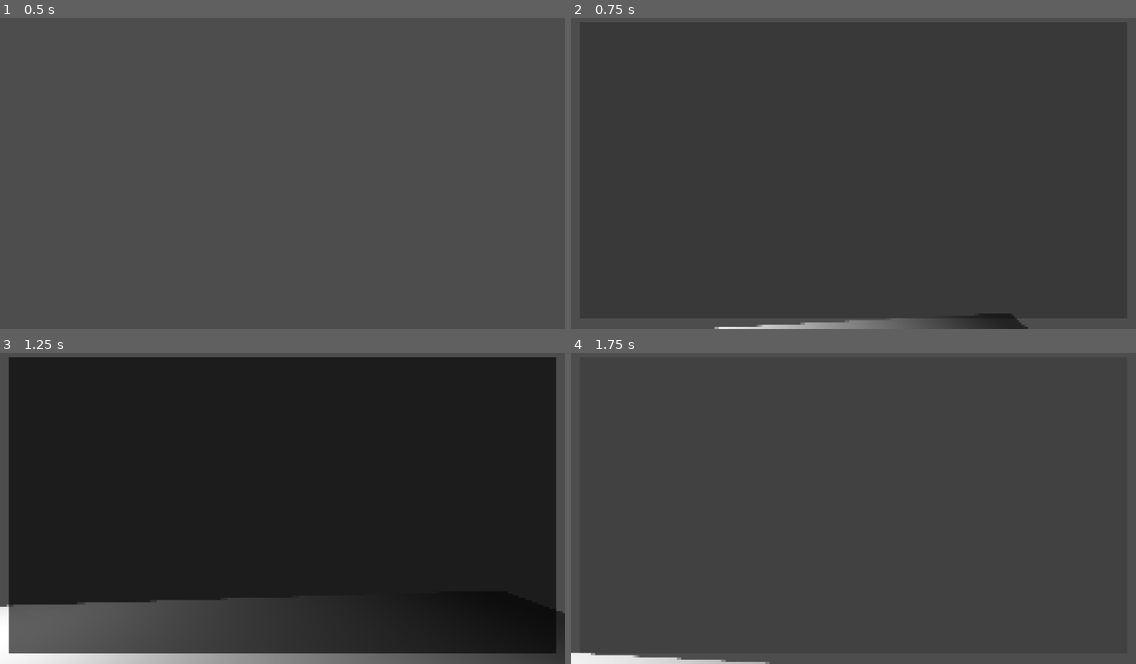
Above: before the commit, frames 1-4 (two rows, left to right).
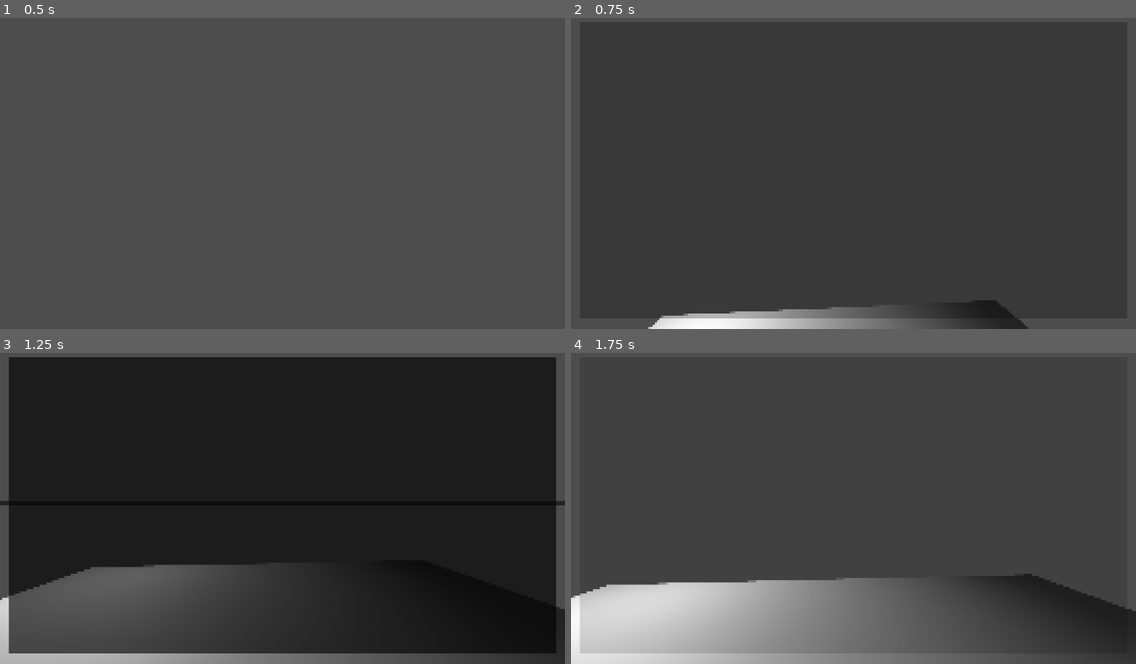
Above: after the commit, the same moments.

Repository: BrownRISDGameDevelopers/hungry-haus
Game: Godot game, scene res://src/Game.tscn
Two runs of this game, one before a commit and one after it. Both use one fixed random seed, a clock stepped at 60 frames per second and the inputs below.
Inputs (mouse positions are in pixels of both pictures, inside the frame that each line leads up to):
- Up to frame 1 (0.5 s): no input
- Up to frame 2 (0.75 s): tap Enter at 0.5 s; move the mouse to (881, 170) at 0.52 s; hold W (move_forward) from 0.53 s (still down); hold Tab (interact) from 0.53 s (still down)
- Up to frame 3 (1.25 s): keep holding W (move_forward); keep holding Tab (interact); tap Space (jump) at 0.77 s
- Up to frame 4 (1.75 s): keep holding W (move_forward); move the mouse to (825, 505) at 1.27 s; release Tab (interact) at 1.28 s; tap Tab (interact) at 1.35 s; tap Space (jump) at 1.52 s

Frame 1 is identical in both runs. In frame 2, 2.1% of the frame differs, in the area x 13-81%, y 90-100%; in frame 3, 5.9%; in frame 4, 18%, in the area x 0-100%, y 70-100%.

Commit message:
freeze player controls on puzzle interact

Diff:
--- a/project.godot
+++ b/project.godot
@@ -19,6 +19,10 @@
 
 window/size/viewport_width=1280
 window/size/viewport_height=720
+
+[global_group]
+
+player=""
 
 [input]
 
--- a/src/Game.tscn
+++ b/src/Game.tscn
@@ -47,6 +47,7 @@
 render_target_update_mode = 4
 
 [node name="Puzzle" parent="SubViewportContainer/2DViewport" instance=ExtResource("2_lqjwq")]
+unique_name_in_owner = true
 
 [node name="ColorRect" type="ColorRect" parent="SubViewportContainer/2DViewport/Puzzle"]
 modulate = Color(1, 1, 1, 0.627451)
--- a/src/player/player.gd
+++ b/src/player/player.gd
@@ -18,6 +18,8 @@
 var grav_vel: Vector3 # Gravity velocity
 var jump_vel: Vector3 # Jumping velocity
 
+var can_move: bool = true
+
 @onready var camera: Camera3D = $Camera3D
 
 func _ready() -> void:
@@ -25,9 +27,8 @@
 
 func _input(event: InputEvent) -> void:
 	if event is InputEventMouseMotion:
-		print("mousemoving")
 		look_dir = event.relative * 0.001
-		_rotate_camera()
+		if can_move: _rotate_camera()
 
 func _physics_process(delta: float) -> void:
 	if Input.is_action_just_pressed(&"jump"): jumping = true
@@ -36,6 +37,8 @@
 
 func capture_mouse() -> void:
 	Input.set_mouse_mode(Input.MOUSE_MODE_CAPTURED)
+func release_mouse() -> void:
+	Input.set_mouse_mode(Input.MOUSE_MODE_CONFINED)
 
 func _rotate_camera(sens_mod: float = 1.0) -> void:
 	camera.rotation.y -= look_dir.x * camera_sens * sens_mod
@@ -46,8 +49,16 @@
 	var _forward: Vector3 = camera.global_transform.basis * Vector3(move_dir.x, 0, move_dir.y)
 	var walk_dir: Vector3 = Vector3(_forward.x, 0, _forward.z).normalized()
 	walk_vel = walk_vel.move_toward(walk_dir * speed * move_dir.length(), acceleration * delta)
-	return walk_vel
+	return walk_vel if can_move else Vector3.ZERO
 
 func _gravity(delta: float) -> Vector3:
 	grav_vel = Vector3.ZERO if is_on_floor() else grav_vel.move_toward(Vector3(0, velocity.y - gravity, 0), gravity * delta)
 	return grav_vel
+
+func start_puzzle():
+	can_move = false
+	release_mouse()
+
+func end_puzzle():
+	can_move = true
+	capture_mouse()
--- a/src/ui/puzzle.gd
+++ b/src/ui/puzzle.gd
@@ -1,27 +1,30 @@
 extends Control
 
 class_name Puzzle
+
+@onready var player: Player = get_tree().get_first_node_in_group("player")
 
 const APPEAR_DURATION_SEC : float = 0.5
 const COLOR_VISIBLE : Color = Color(1,1,1,1)
 const COLOR_TRANSPARENT : Color = Color(1,1,1,0)
 
-var puzzle_active : bool = false
-
+static var puzzle_active : bool = false
 
 func _ready():
 	modulate = Color(1,1,1,0)
 
 func _input(event):
 	if event.is_action_pressed("interact"):
-		ToggleVisibility()
+		toggle_puzzle_active()
 	else:
 		pass
 
-func ToggleVisibility():
-	if puzzle_active:
+func toggle_puzzle_active():
+	if !puzzle_active:
+		Global.safe_tween(self).tween_property(self, "modulate", COLOR_VISIBLE, APPEAR_DURATION_SEC)
+		puzzle_active = true
+		player.start_puzzle()
+	else:
 		Global.safe_tween(self).tween_property(self, "modulate", COLOR_TRANSPARENT, APPEAR_DURATION_SEC)
 		puzzle_active = false
-	else:
-		Global.safe_tween(self).tween_property(self, "modulate", COLOR_VISIBLE, APPEAR_DURATION_SEC)
-		puzzle_active = true
+		player.end_puzzle()
--- a/src/world/world.tscn
+++ b/src/world/world.tscn
@@ -42,7 +42,7 @@
 mesh = SubResource("BoxMesh_1k4gi")
 skeleton = NodePath("../../..")
 
-[node name="Player" parent="." instance=ExtResource("2_6fy3g")]
+[node name="Player" parent="." groups=["player"] instance=ExtResource("2_6fy3g")]
 transform = Transform3D(1, 0, 0, 0, 1, 0, 0, 0, 1, 0, 5.26706, 0)
 
 [node name="CollisionShape3D" type="CollisionShape3D" parent="Player"]
